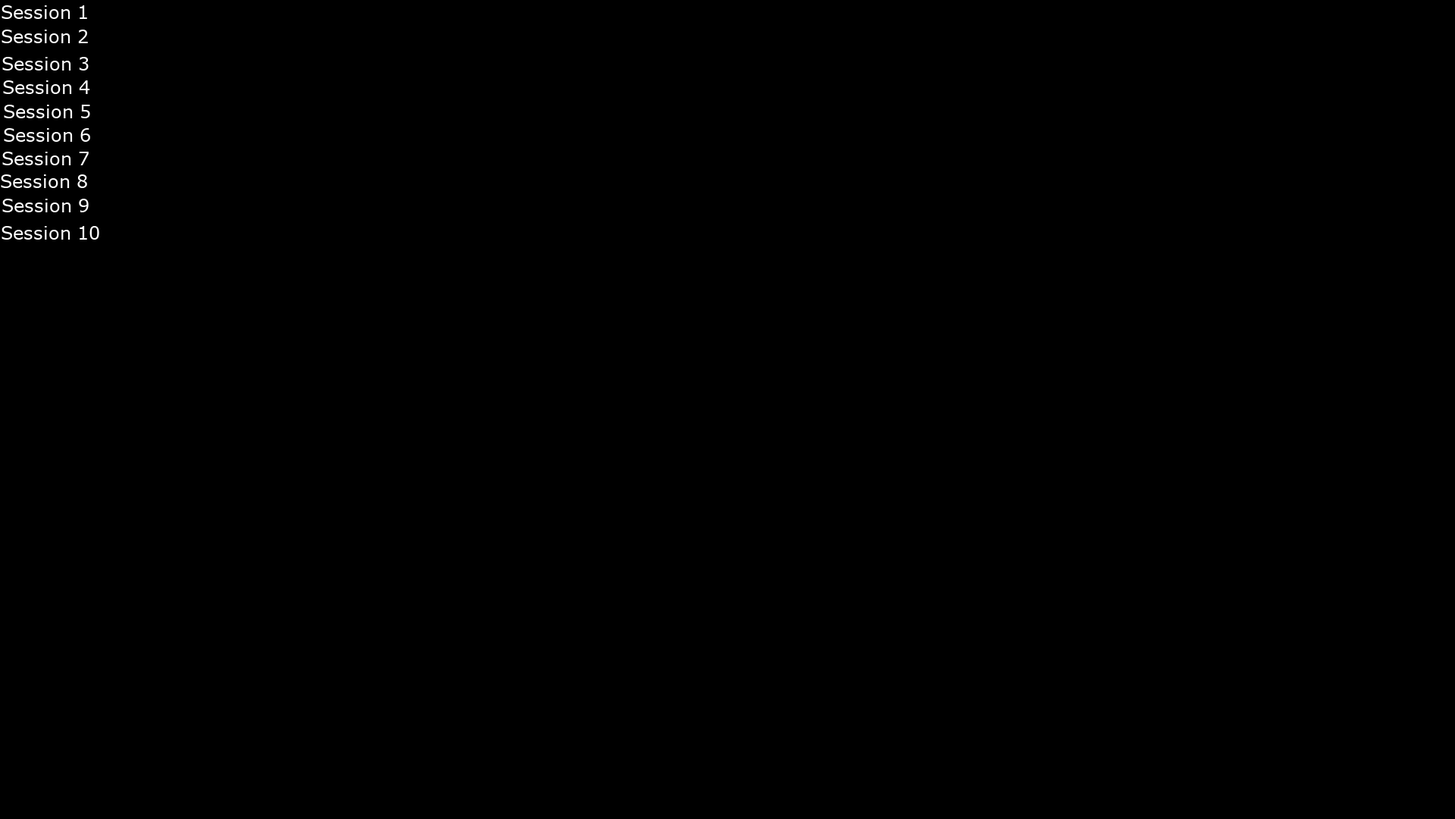
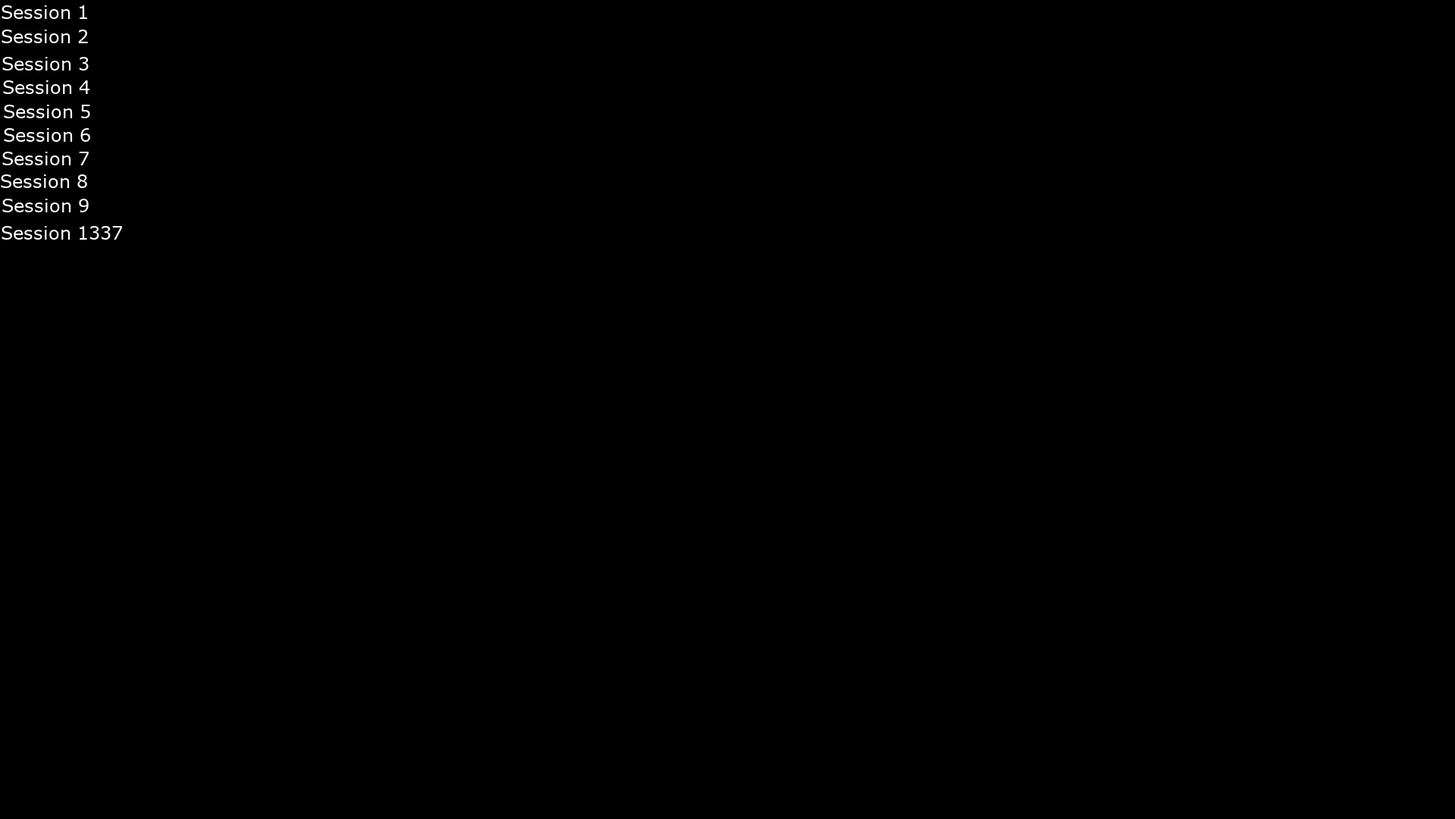
The second 1455px x 819px image is a revision of the first. Changes to its layers:
renamed "Session 10" to "Session 1337", painted on it over <box>89,225,123,240</box>
